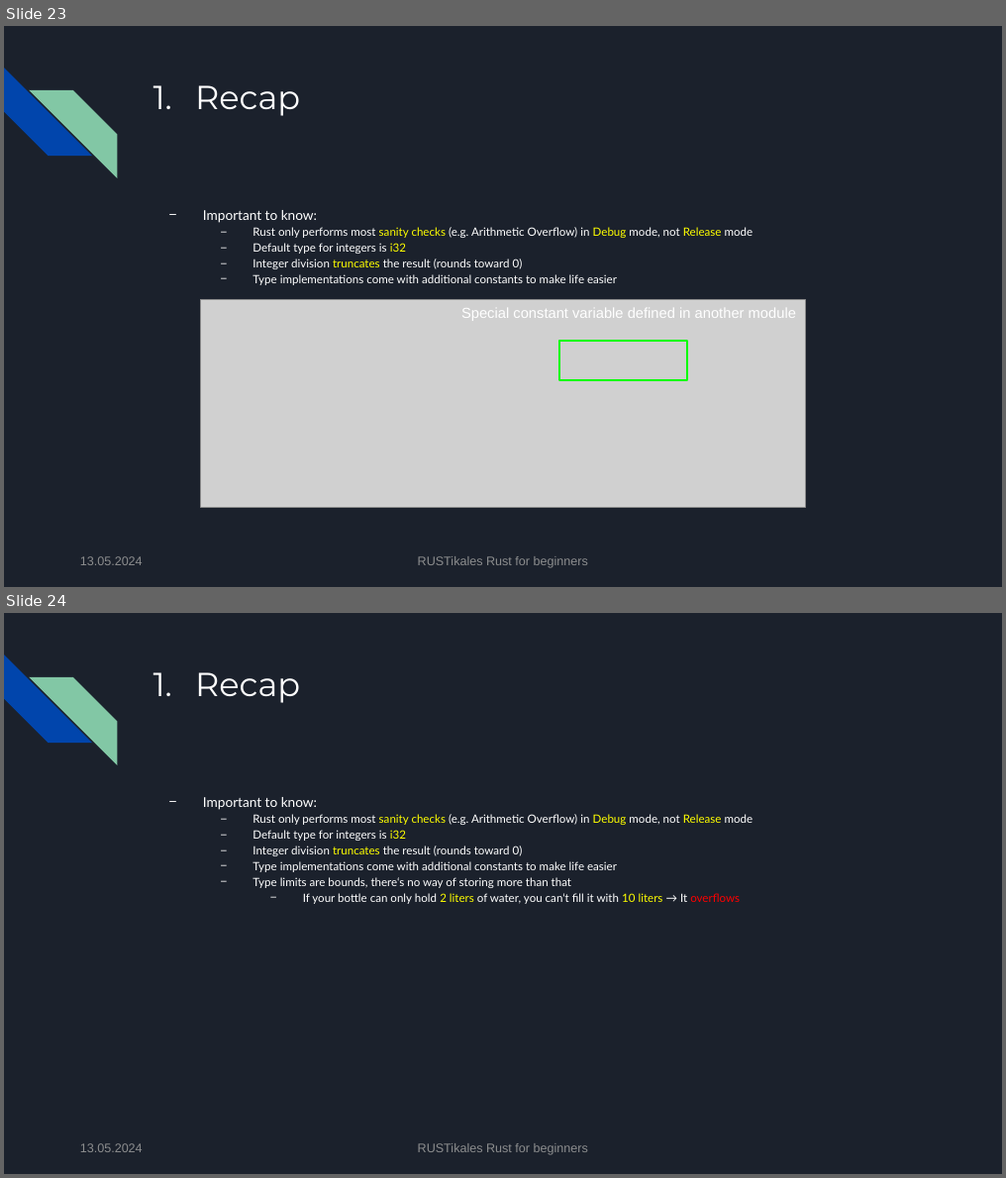
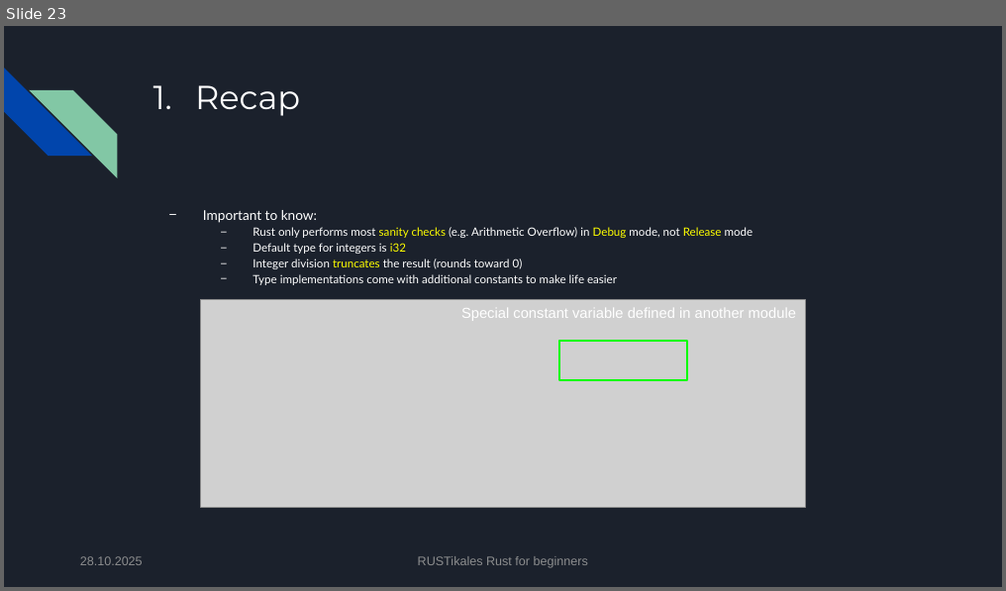
Before and after one commit to pfhaupt/progkurs, a slide deck: rust-beginner/03 - Arrays and Vectors/03 - original.pptx. Shown one above the other, each under a label of ours: slides 23 and 24 before the commit, slide 23 after it. The pictures are 1006x1178 and 1006x591 pixels, drawn with LibreOffice and Linux fonts; fonts in the diff are those of the drawing; grey boxes stand for pictures. Boxes give left, top, right and bottom in pixels: in the first picture for what was removed or moved away, otherwise in the second. Text is boxed around its words. In the diff, an @@ line names an element or a change of style, - is before the commit and + after.

Commit message:
[R-B-03] Update slides
- Recap: Explain Overflow in a different way
  - Integer Overflow doesn't work the same way as Liquid Overflow does
- Minor styling changes

```diff
--- a/rust-beginner/03 - Arrays and Vectors/03 - original.pptx
+++ b/rust-beginner/03 - Arrays and Vectors/03 - original.pptx
@@ slide 24 removed at box(4, 613, 1002, 1174), background #1B212C; not listed: 2 template elements that a slide beside it also shows @@
@@ title removed at box(195, 672, 300, 703) @@
-1. Recap
@@ text removed at box(203, 797, 753, 904) @@
-− Important to know:
-  − Rust only performs most sanity checks (e.g. Arithmetic Overflow) in Debug mode, not Release mode
-  − Default type for integers is i32
-  − Integer division truncates the result (rounds toward 0)
-  − Type implementations come with additional constants to make life easier
-  − Type limits are bounds, there‘s no way of storing more than that
-    − If your bottle can only hold 2 liters of water, you can‘t fill it with 10 liters → It overflows
@@ text removed at box(80, 1144, 143, 1153) @@
-13.05.2024
@@ text removed at box(418, 1144, 588, 1156) @@
-RUSTikales Rust for beginners
@@ slide 23 changed as well @@
@@ text at box(80, 557, 143, 566): text changed @@
-13.05.2024
+28.10.2025
```
Also in this commit, not shown: 145 other slides changed, 1 other file.
